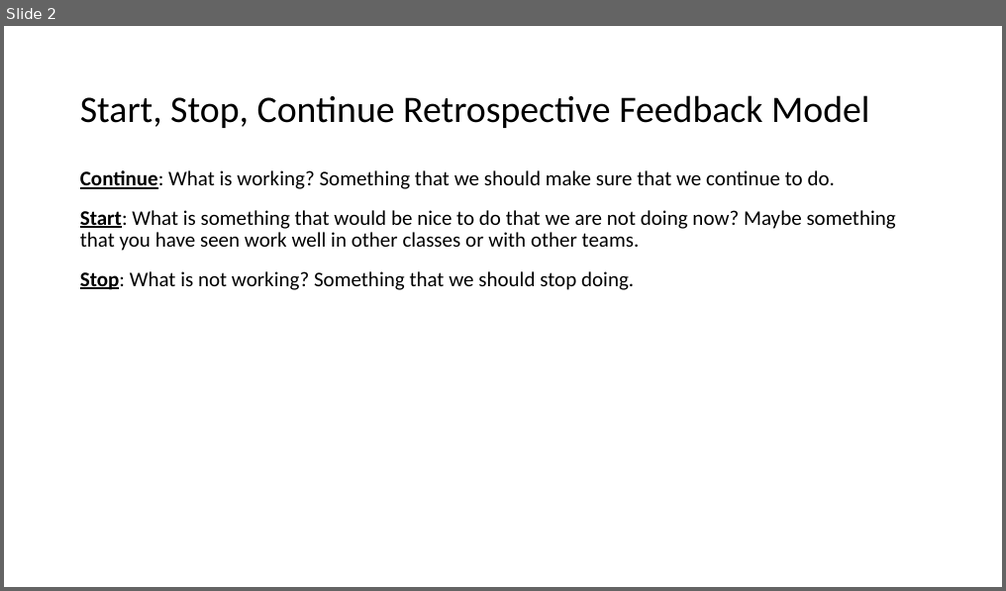
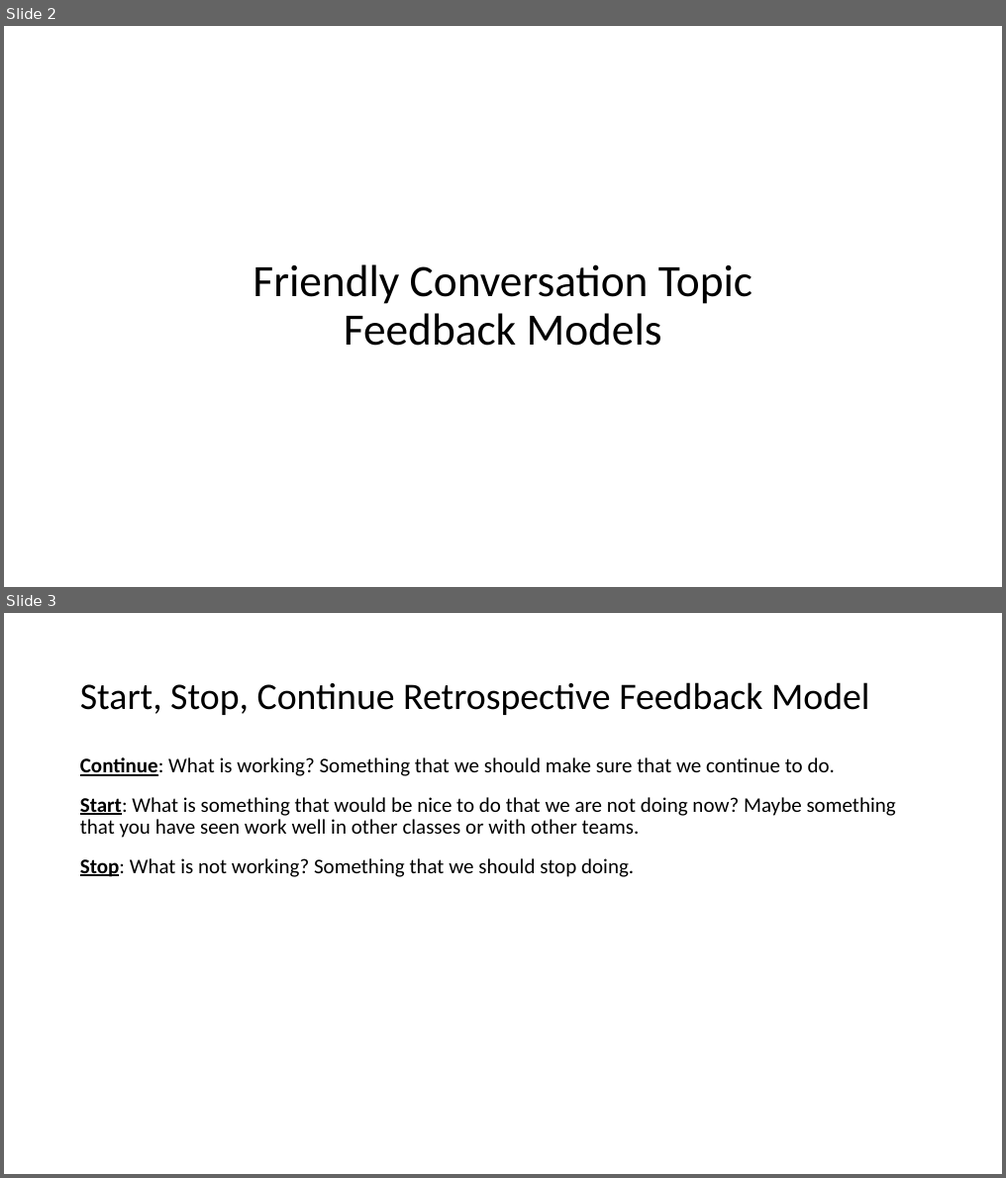
Before and after one commit to EricJPogue/CPSC-24500, a slide deck: lecture-slides/2020-01-28-oop.pptx. Shown one above the other, each under a label of ours: slide 2 before the commit, slides 2 and 3 after it. The pictures are 1006x591 and 1006x1178 pixels, drawn with LibreOffice and Linux fonts; fonts in the diff are those of the drawing. Boxes give left, top, right and bottom in pixels: in the first picture for what was removed or moved away, otherwise in the second. Text is boxed around its words. In the diff, an @@ line names an element or a change of style, - is before the commit and + after.

```diff
--- a/lecture-slides/2020-01-28-oop.pptx
+++ b/lecture-slides/2020-01-28-oop.pptx
@@ slide 2 added at (x1=4, y1=26, x2=1002, y2=587), background #FFFFFF @@
@@ title added at (x1=252, y1=265, x2=752, y2=346), 43.2 pt, text #000000 @@
+Friendly Conversation Topic
+Feedback Models
@@ what was slide 2 is now slide 3 @@
```
Also in this commit, not shown: 4 slides changed, 3 other slides added, 1 other file.
